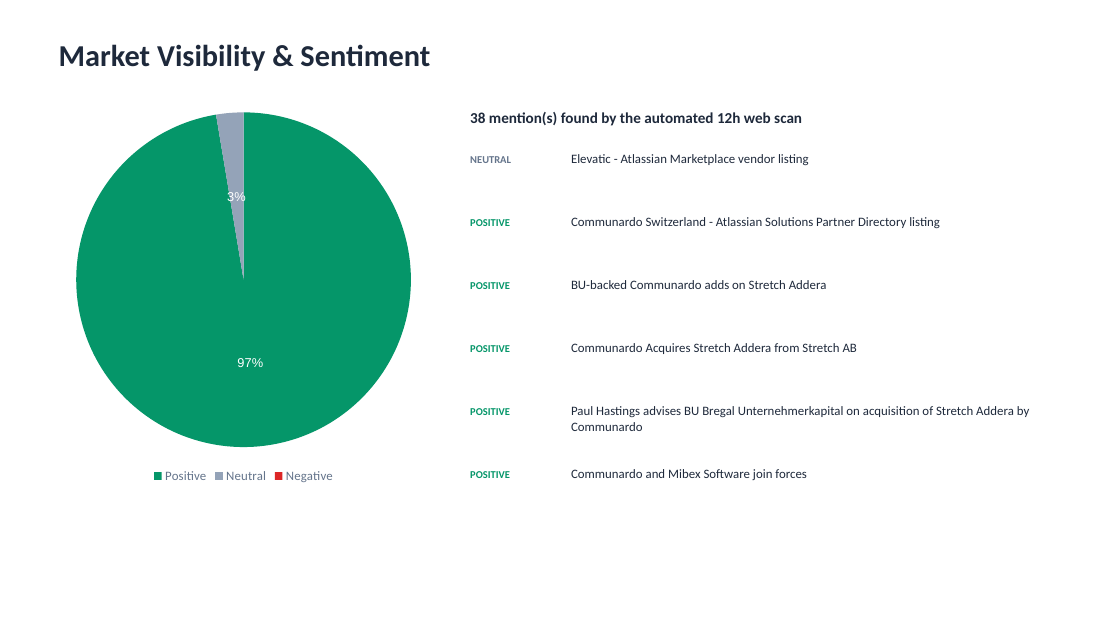
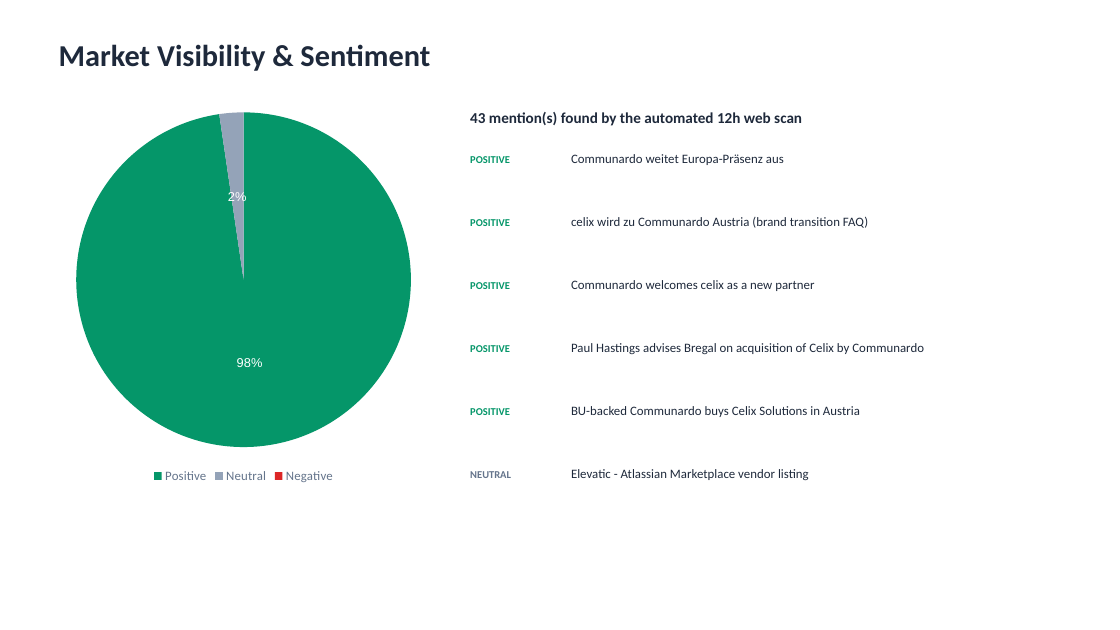
Before and after one commit to smojsak-code/orbit2, a slide deck: slide 5 of reports/Orbit2_Deck_Atlassian_2026-Q3.pptx. Drawn at 1120x630 pixels with LibreOffice and Linux fonts; fonts in the diff are those of the drawing. Boxes give left, top, right and bottom in pixels: in the first picture for what was removed or moved away, otherwise in the second. Text is boxed around its words. In the diff, an @@ line names an element or a change of style, - is before the commit and + after.

```diff
--- a/reports/Orbit2_Deck_Atlassian_2026-Q3.pptx
+++ b/reports/Orbit2_Deck_Atlassian_2026-Q3.pptx
@@ pie chart at (50,101,437,487) @@
@@ Series 1, Positive: 97 to 98 @@
@@ Series 1, Neutral: 3 to 2 @@
@@ text at (470,112,802,126): text changed @@
-38 mention(s) found by the automated 12h web scan
+43 mention(s) found by the automated 12h web scan
@@ text at (470,156,510,163): text changed; text colour #64748B to #059669 @@
-NEUTRAL
+POSITIVE
@@ text at (571,154,784,165): text changed @@
-Elevatic - Atlassian Marketplace vendor listing
+Communardo weitet Europa-Präsenz aus
@@ text at (571,217,868,228): text changed @@
-Communardo Switzerland - Atlassian Solutions Partner Directory listing
+celix wird zu Communardo Austria (brand transition FAQ)
@@ text at (571,280,814,291): text changed @@
-BU-backed Communardo adds on Stretch Addera
+Communardo welcomes celix as a new partner
@@ text at (571,343,924,354): text changed @@
-Communardo Acquires Stretch Addera from Stretch AB
+Paul Hastings advises Bregal on acquisition of Celix by Communardo
@@ text at (571,406,860,417): text changed @@
-Paul Hastings advises BU Bregal Unternehmerkapital on acquisition of Stretch Addera by Communardo
+BU-backed Communardo buys Celix Solutions in Austria
@@ text at (470,471,511,478): text changed; text colour #059669 to #64748B @@
-POSITIVE
+NEUTRAL
@@ text at (571,469,809,480): text changed @@
-Communardo and Mibex Software join forces
+Elevatic - Atlassian Marketplace vendor listing
```
Also in this commit, not shown: 14 other files.
